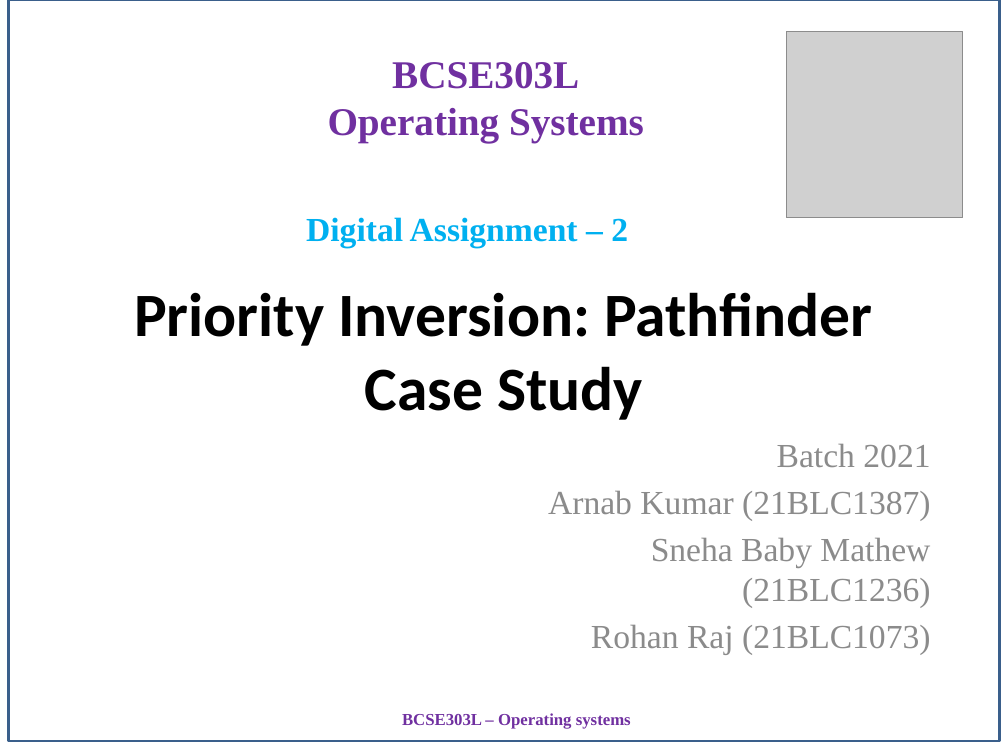
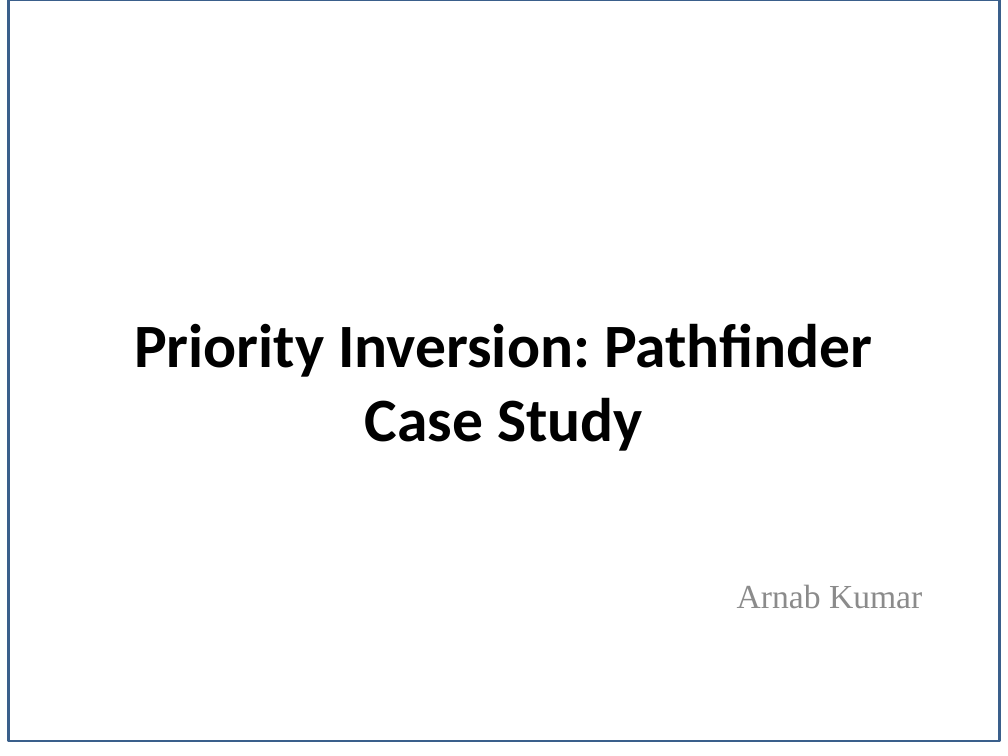
Before and after one commit to codeer-nexus/Priority_Inversion, a slide deck: slide 1 of Ppt.pptx. Drawn at 1008x756 pixels with LibreOffice and Linux fonts; fonts in the diff are those of the drawing; grey boxes stand for pictures. Boxes give left, top, right and bottom in pixels: in the first picture for what was removed or moved away, otherwise in the second. Text is boxed around its words. In the diff, an @@ line names an element or a change of style, - is before the commit and + after.

```diff
--- a/Ppt.pptx
+++ b/Ppt.pptx
@@ picture removed at box(786, 31, 963, 218) @@
@@ text removed at box(328, 62, 644, 143) @@
-BCSE303L
-Operating Systems
@@ text removed at box(306, 217, 628, 247) @@
-Digital Assignment – 2
@@ title "Priority Inversion: Pathfinder Case Study": place and size @@
-title "Priority Inversion: Pathfinder Case Study" at box(134, 292, 872, 420)
+title "Priority Inversion: Pathfinder Case Study" at box(134, 323, 872, 451)
@@ subtitle at box(737, 585, 922, 608): text changed @@
-Batch 2021
-Arnab Kumar (21BLC1387)
-Sneha Baby Mathew (21BLC1236)
-Rohan Raj (21BLC1073)
+Arnab Kumar
@@ text removed at box(402, 713, 631, 729) @@
-BCSE303L – Operating systems
```
Also in this commit, not shown: 13 other slides changed, 3 other files.
